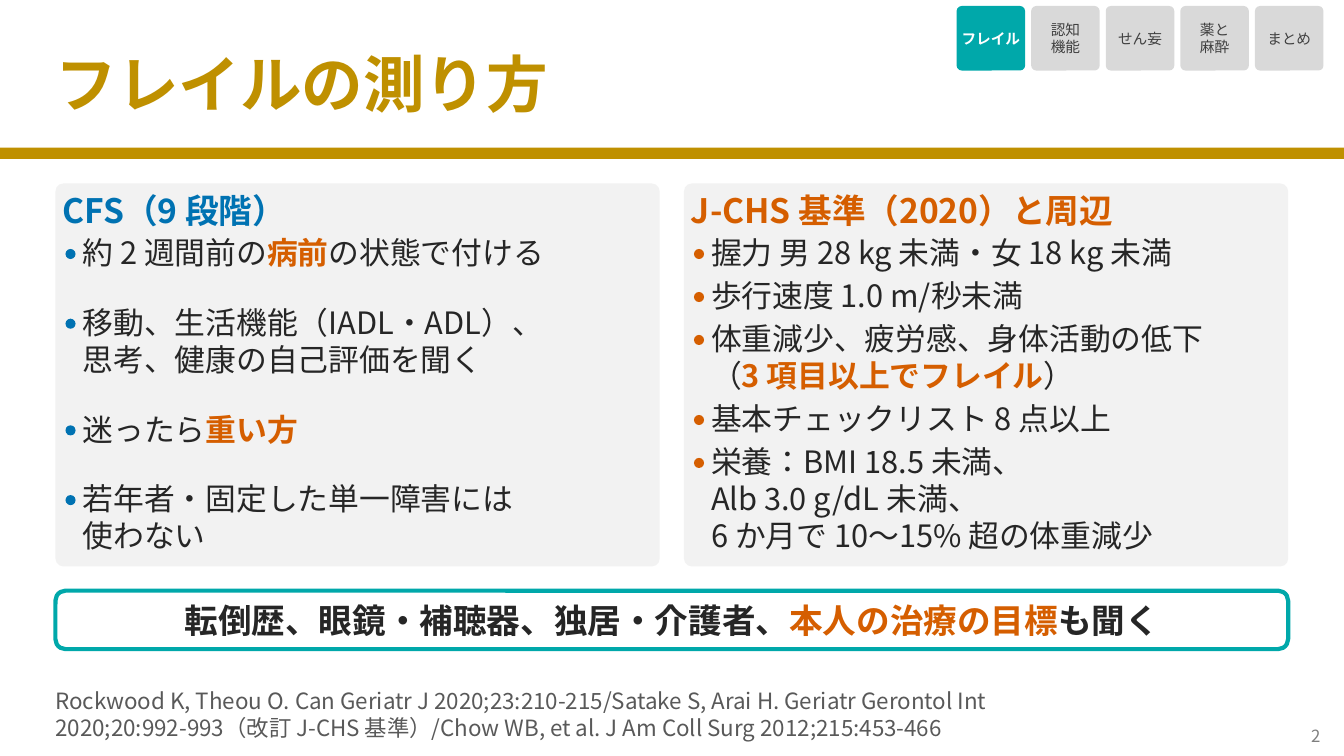
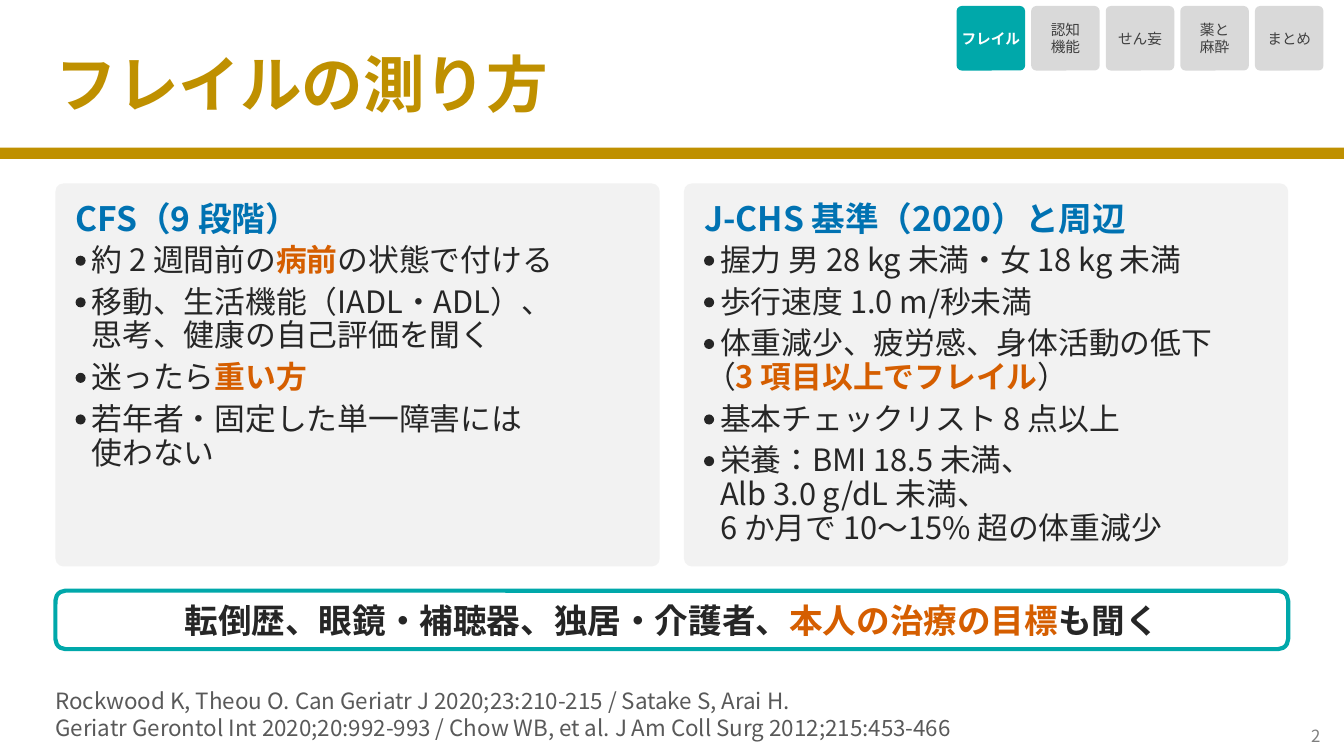
Before and after one commit to nobumitsu-3141/Anes-lecture, a slide deck: slide 3 of slides/4-11_elderly_frailty_cognition/4-11_elderly_frailty_cognition.pptx. Drawn at 1344x756 pixels with LibreOffice and Linux fonts; fonts in the diff are those of the drawing. Boxes give left, top, right and bottom in pixels: in the first picture for what was removed or moved away, otherwise in the second. Text is boxed around its words. In the diff, an @@ line names an element or a change of style, - is before the commit and + after.

```diff
--- a/slides/4-11_elderly_frailty_cognition/4-11_elderly_frailty_cognition.pptx
+++ b/slides/4-11_elderly_frailty_cognition/4-11_elderly_frailty_cognition.pptx
@@ text "CFS（9 段階）": place and size @@
-text "CFS（9 段階）" at (62, 194, 286, 227)
+text "CFS（9 段階）" at (76, 202, 299, 235)
@@ text "J-CHS 基準（2020）と周辺": place and size @@
-text "J-CHS 基準（2020）と周辺" at (691, 194, 1114, 227)
+text "J-CHS 基準（2020）と周辺" at (704, 202, 1127, 235)
@@ text "J-CHS 基準（2020）と周辺" at (704, 202, 1127, 235): text colour #D55E00 to #0072B2 @@
@@ text "約 2 週間前の病前の状態で付ける": place and size @@
-text "約 2 週間前の病前の状態で付ける" at (83, 237, 544, 267)
+text "約 2 週間前の病前の状態で付ける" at (92, 244, 553, 274)
@@ fill #D55E00 to #262626 in 5 elements at (705, 414, 715, 424), (705, 457, 715, 467), (705, 339, 715, 349), (705, 297, 715, 308), (705, 256, 715, 266) @@
@@ 4 ellipses: place and size @@
-4 ellipses at (66, 249, 704, 345)
+4 ellipses at (76, 256, 715, 349)
@@ text "握力 男 28 kg 未満・女 ...": place and size @@
-text "握力 男 28 kg 未満・女 ..." at (711, 238, 1172, 272)
+text "握力 男 28 kg 未満・女 ..." at (720, 245, 1181, 279)
@@ ellipse: place and size @@
-ellipse at (66, 319, 76, 329)
+ellipse at (76, 297, 86, 308)
@@ text "移動、生活機能（IADL・ADL）、" rewrapped from (83, 308, 543, 337) to (92, 287, 552, 321) @@
@@ text "歩行速度 1.0 m/秒未満": place and size @@
-text "歩行速度 1.0 m/秒未満" at (711, 281, 1023, 313)
+text "歩行速度 1.0 m/秒未満" at (720, 287, 1033, 319)
@@ text "思考、健康の自己評価を聞く" rewrapped from (83, 345, 483, 374) to (92, 315, 492, 349) @@
@@ text "体重減少、疲労感、身体活動の低下" rewrapped from (711, 324, 1203, 353) to (720, 328, 1212, 363) @@
@@ text "迷ったら重い方": place and size @@
-text "迷ったら重い方" at (83, 414, 298, 444)
+text "迷ったら重い方" at (92, 361, 307, 391)
@@ text "（3 項目以上でフレイル）": place and size @@
-text "（3 項目以上でフレイル）" at (711, 361, 1074, 390)
+text "（3 項目以上でフレイル）" at (705, 362, 1068, 391)
@@ ellipse: place and size @@
-ellipse at (66, 425, 76, 436)
+ellipse at (76, 373, 86, 383)
@@ fill #0072B2 to #262626 in 4 elements at (76, 256, 86, 266), (76, 297, 86, 308), (76, 373, 86, 383), (76, 414, 86, 424) @@
@@ ellipse: place and size @@
-ellipse at (66, 495, 76, 505)
+ellipse at (76, 414, 86, 424)
@@ text "若年者・固定した単一障害には": place and size @@
-text "若年者・固定した単一障害には" at (83, 484, 513, 513)
+text "若年者・固定した単一障害には" at (92, 404, 522, 433)
@@ ellipse: place and size @@
-ellipse at (694, 415, 704, 425)
+ellipse at (705, 414, 715, 424)
@@ text "基本チェックリスト 8 点以上": place and size @@
-text "基本チェックリスト 8 点以上" at (711, 404, 1111, 433)
+text "基本チェックリスト 8 点以上" at (720, 404, 1120, 433)
@@ text "使わない" rewrapped from (83, 521, 206, 550) to (92, 432, 215, 467) @@
@@ text "栄養：BMI 18.5 未満、" rewrapped from (711, 447, 1023, 476) to (720, 445, 1032, 480) @@
@@ ellipse: place and size @@
-ellipse at (694, 458, 704, 468)
+ellipse at (705, 457, 715, 467)
@@ text "Alb 3.0 g/dL 未満、": place and size @@
-text "Alb 3.0 g/dL 未満、" at (711, 484, 979, 518)
+text "Alb 3.0 g/dL 未満、" at (720, 479, 988, 514)
@@ text "6 か月で 10〜15% 超の体重減少": place and size @@
-text "6 か月で 10〜15% 超の体重減少" at (711, 516, 1152, 550)
+text "6 か月で 10〜15% 超の体重減少" at (720, 508, 1161, 542)
@@ text at (55, 691, 951, 741): text changed @@
-Rockwood K, Theou O. Can Geriatr J 2020;23:210-215/Satake S, Arai H. Geriatr Gerontol Int
-2020;20:992-993（改訂 J-CHS 基準）/Chow WB, et al. J Am Coll Surg 2012;215:453-466
+Rockwood K, Theou O. Can Geriatr J 2020;23:210-215 / Satake S, Arai H.
+Geriatr Gerontol Int 2020;20:992-993 / Chow WB, et al. J Am Coll Surg 2012;215:453-466
```
Also in this commit, not shown: 5 other slides changed, 2 slides added, 5 other files.
